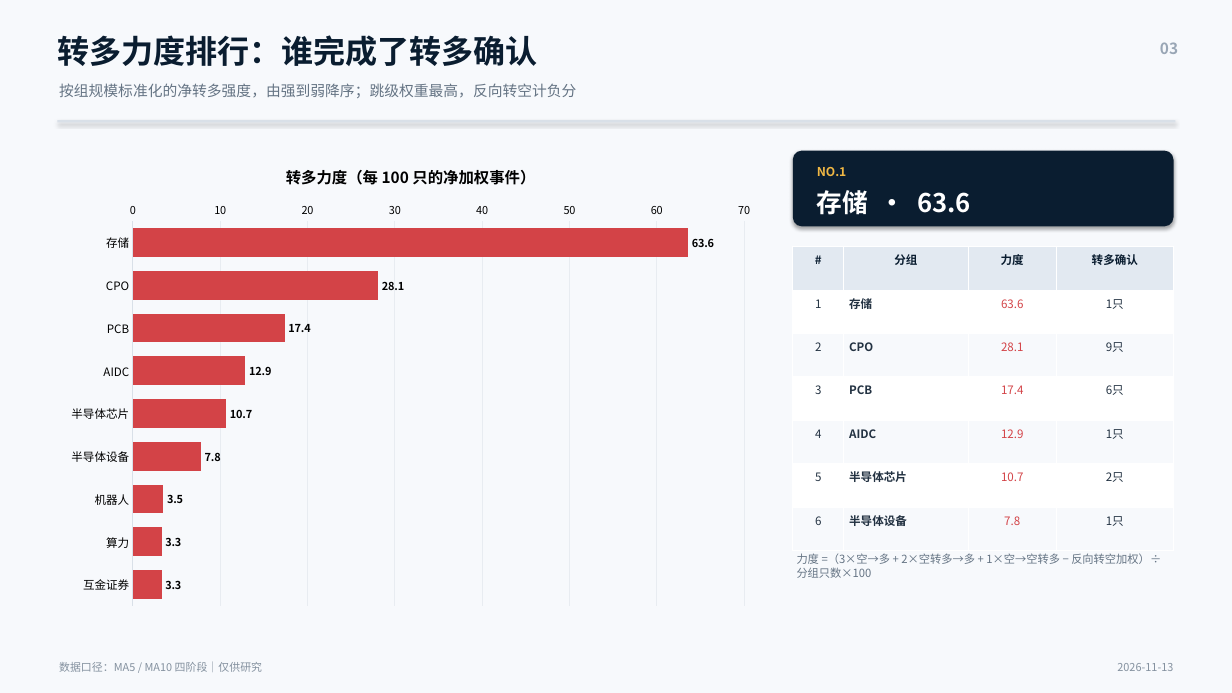
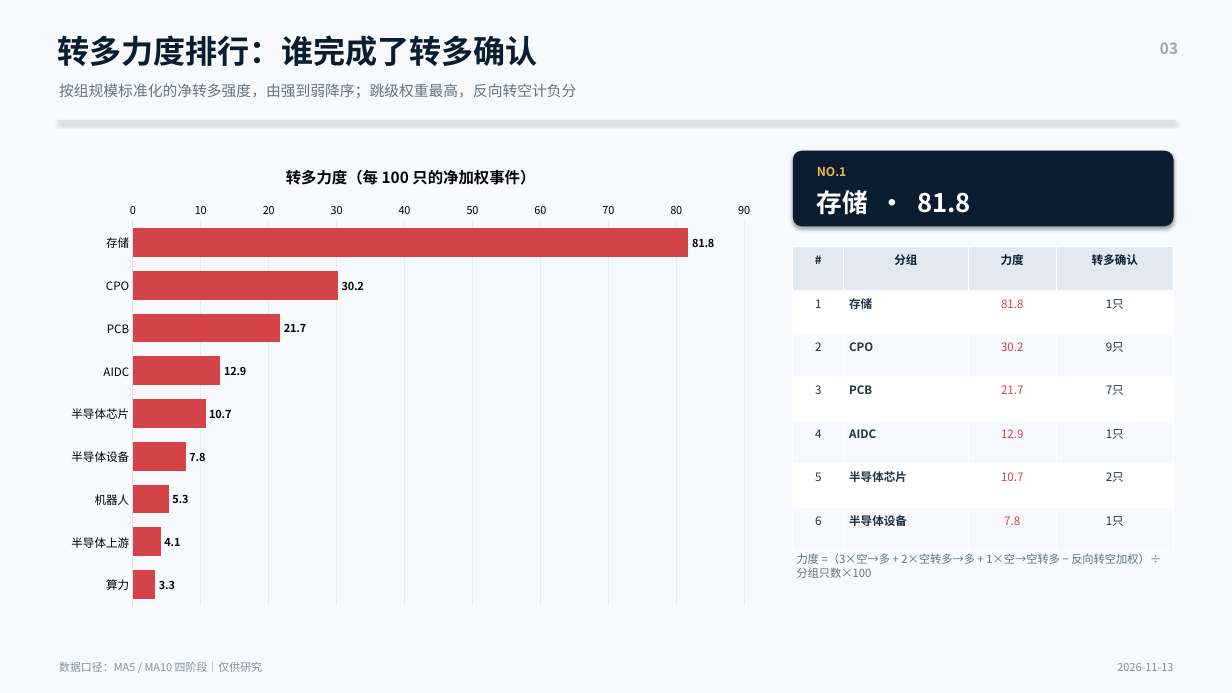
Before and after one commit to nancybhc/a-share-blast-lab, a slide deck: slide 3 of assets/多空阶段简报_2026-11-13.pptx. Drawn at 1232x693 pixels with LibreOffice and Linux fonts; fonts in the diff are those of the drawing. Boxes give left, top, right and bottom in pixels: in the first picture for what was removed or moved away, otherwise in the second. Text is boxed around its words. In the diff, an @@ line names an element or a change of style, - is before the commit and + after.

```diff
--- a/assets/多空阶段简报_2026-11-13.pptx
+++ b/assets/多空阶段简报_2026-11-13.pptx
@@ bar chart at (x1=57, y1=146, x2=764, y2=616) @@
-categories: 存储, CPO, PCB, AIDC, 半导体芯片, 半导体设备, 机器人, 算力, 互金证券
+categories: 存储, CPO, PCB, AIDC, 半导体芯片, 半导体设备, 机器人, 半导体上游, 算力
-Series 1: 63.6, 28.1, 17.4, 12.9, 10.7, 7.8, 3.5, 3.3, 3.3
+Series 1: 81.8, 30.2, 21.7, 12.9, 10.7, 7.8, 5.3, 4.1, 3.3
@@ text at (x1=817, y1=190, x2=971, y2=215): text changed @@
-存储 · 63.6
+存储 · 81.8
@@ table at (x1=793, y1=247, x2=1174, y2=551) @@
-row 2, column 3: 63.6
+row 2, column 3: 81.8
-row 3, column 3: 28.1
+row 3, column 3: 30.2
-row 4, column 3: 17.4
+row 4, column 3: 21.7
-row 4, column 4: 6只
+row 4, column 4: 7只
```
Also in this commit, not shown: 3 other slides changed, 8 other files.
